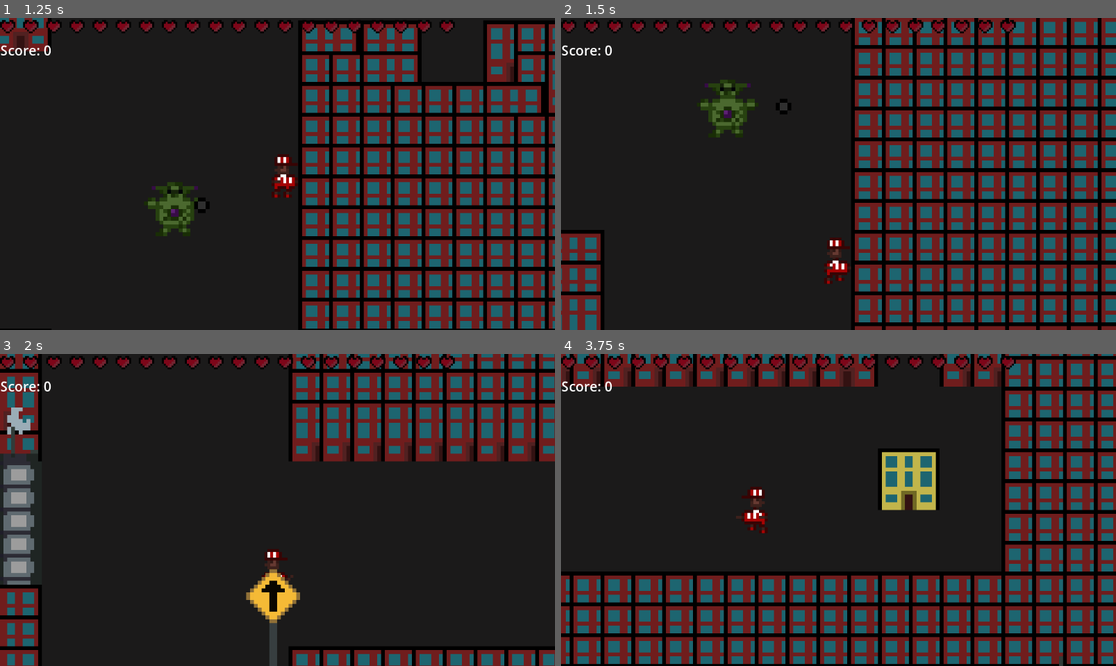
Above: before the commit, frames 1-4 (two rows, left to right).
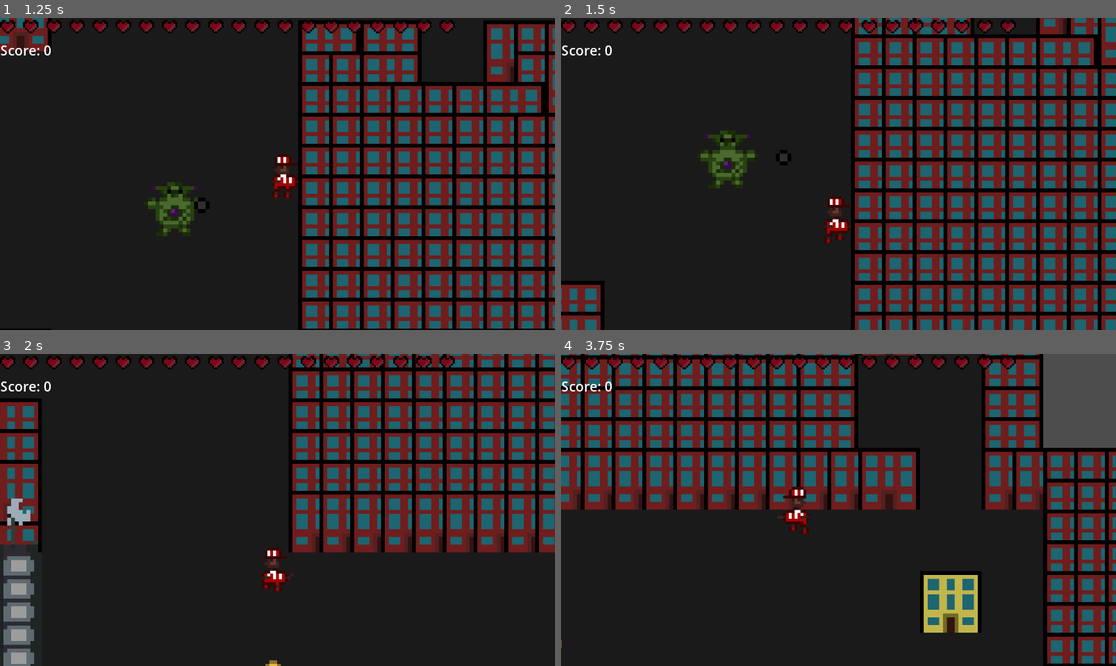
Above: after the commit, the same moments.

Repository: Lila-Kuhlt/Close-Encounters-of-the-Jeff-Kind
Game: Godot game, scene res://scenes/UI/TitleScreen.tscn
Two runs of this game, one before a commit and one after it. Both use one fixed random seed, a clock stepped at 60 frames per second and the inputs below.
Inputs:
- Up to frame 1 (1.25 s): hold D (right) from 0.53 s (still down); tap Space (dash) at 0.6 s
- Up to frame 2 (1.5 s): release D (right) at 1.28 s; hold S (down) from 1.28 s (still down); tap Space (dash) at 1.35 s
- Up to frame 3 (2 s): keep holding S (down)
- Up to frame 4 (3.75 s): release S (down) at 2.03 s; hold D (right) 2.03-2.78 s; tap Space (dash) at 2.1, 2.85, 3.6 s; hold W (up) 2.78-3.53 s; hold A (left) from 3.53 s (still down)

Frame 1 is identical in both runs. In frame 2, 26% of the frame differs, in the area x 0-100%, y 0-100%; in frame 3, 28%; in frame 4, 68%.

Commit message:
Change shooting pattern of fixed alien

Diff:
--- a/godot/scenes/Player.tscn
+++ b/godot/scenes/Player.tscn
@@ -165,7 +165,7 @@
 wait_time = 0.05
 
 [node name="DashCooldownTimer" type="Timer" parent="."]
-wait_time = 0.5
+wait_time = 2.0
 one_shot = true
 
 [node name="HitAnimationPlayer" type="AnimationPlayer" parent="."]
--- a/godot/scenes/aliens/FixedAlien.gd
+++ b/godot/scenes/aliens/FixedAlien.gd
@@ -1,18 +1,30 @@
 extends CharacterBody2D
 
 const Bullet = preload("res://scenes/bullets/LineBullet.tscn")
+const BULLET_SPEED: float = 1.5
 
-var shooting_direction := Vector2(1, 0)
+var shooting_direction := Vector2(1, 0) * BULLET_SPEED
+var counter1 := 0
+var counter2 := 0
 
 func _on_timer_timeout():
+	counter1 += 1
+	counter2 += 1
+	if counter1 == 4:
+		counter1 = 0
+		return
+	if counter2 == 9:
+		counter2 = 0
+		return
 	var bullet = Bullet.instantiate()
-	var bullet2 = Bullet.instantiate()
 	bullet.direction = shooting_direction
-	bullet2.direction = -shooting_direction
 	bullet.rotation = bullet.direction.angle() - PI/2
-	bullet2.rotation = bullet2.direction.angle() - PI/2
 	bullet.position = position
-	bullet2.position = position
+	if counter2 != 3:
+		var bullet2 = Bullet.instantiate()
+		bullet2.direction = -shooting_direction
+		bullet2.rotation = bullet2.direction.angle() - PI/2
+		bullet2.position = position
+		get_parent().add_child(bullet2)
 	shooting_direction = shooting_direction.orthogonal()
 	get_parent().add_child(bullet)
-	get_parent().add_child(bullet2)
--- a/godot/scenes/aliens/FixedAlien.tscn
+++ b/godot/scenes/aliens/FixedAlien.tscn
@@ -11,6 +11,6 @@
 texture = ExtResource("3_ofssl")
 
 [node name="Timer" parent="." index="2"]
-wait_time = 2.0
+wait_time = 0.7
 
 [connection signal="timeout" from="Timer" to="." method="_on_timer_timeout"]
--- a/godot/scenes/bullets/LineBullet.tscn
+++ b/godot/scenes/bullets/LineBullet.tscn
@@ -5,7 +5,7 @@
 [ext_resource type="Script" path="res://scenes/bullets/LineBullet.gd" id="2_yrkyf"]
 
 [sub_resource type="RectangleShape2D" id="RectangleShape2D_2v1jf"]
-size = Vector2(18, 9)
+size = Vector2(16, 9)
 
 [sub_resource type="Animation" id="Animation_djtdq"]
 resource_name = "beamnimation"
